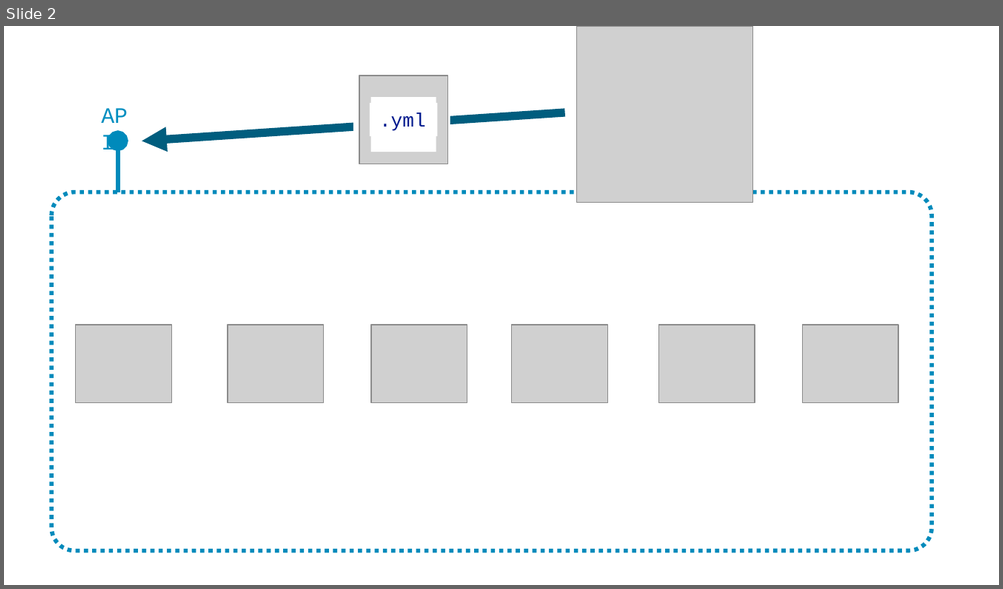
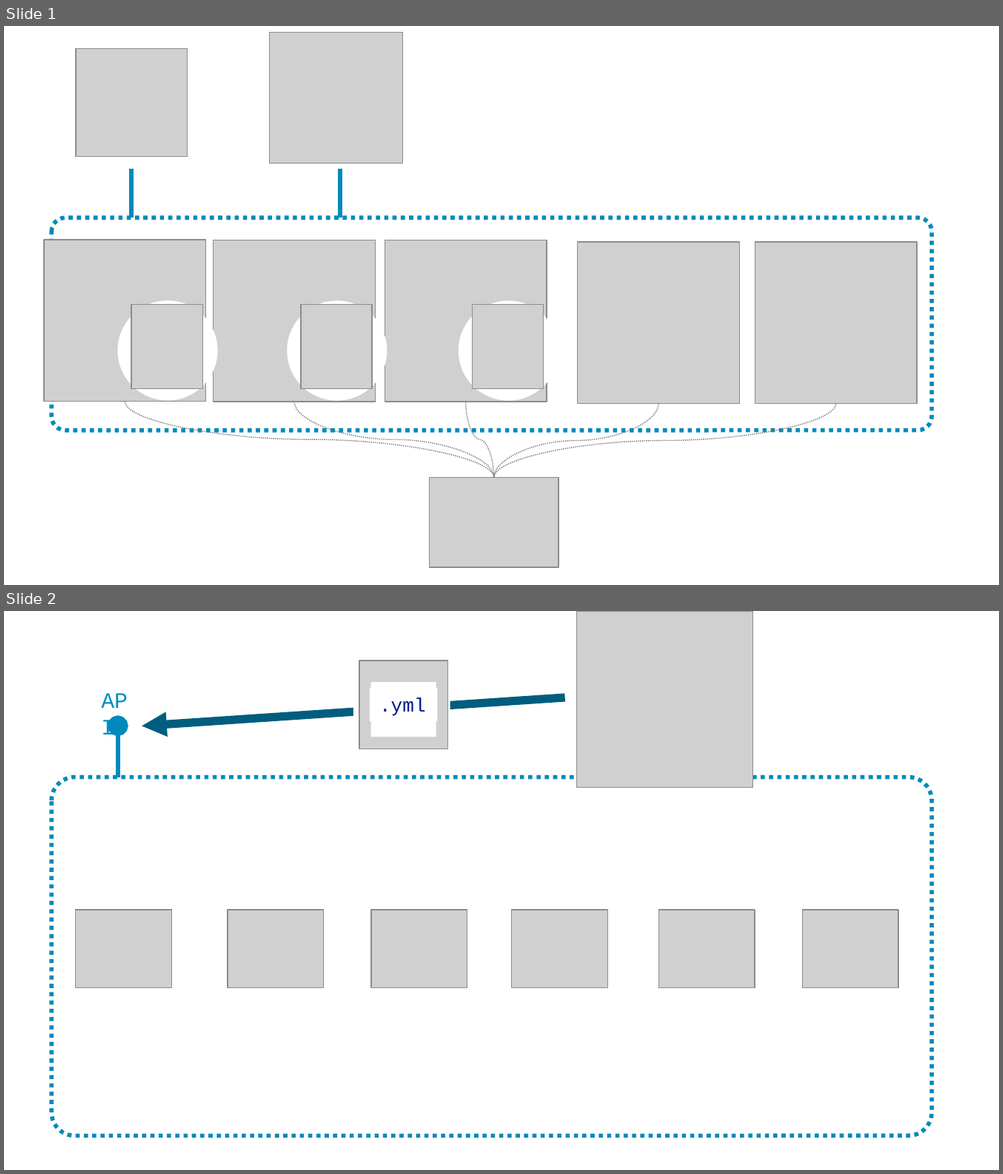
Before and after one commit to sixeyed/dak4.net, a slide deck: slides/03-orchestration.pptx. Shown one above the other, each under a label of ours: slide 2 before the commit, slides 1 and 2 after it. The pictures are 1003x589 and 1003x1174 pixels, drawn with LibreOffice and Linux fonts; fonts in the diff are those of the drawing; grey boxes stand for pictures. Boxes give left, top, right and bottom in pixels: in the first picture for what was removed or moved away, otherwise in the second. Text is boxed around its words. In the diff, an @@ line names an element or a change of style, - is before the commit and + after.

```diff
--- a/slides/03-orchestration.pptx
+++ b/slides/03-orchestration.pptx
@@ slide 1 added at [4,26,999,585], background #FFFFFF @@
@@ picture added at [270,32,403,163] @@
@@ picture added at [76,49,187,157] @@
@@ line added from (131, 170) to (131, 218), #008BBC 3 pt @@
@@ line added from (340, 170) to (340, 218), #008BBC 3 pt @@
@@ rounded rectangle added at [52,218,932,431], outline #008BBC 3 pt dashed @@
@@ picture added at [44,240,206,402] @@
@@ picture added at [213,240,375,402] @@
@@ picture added at [385,240,547,402] @@
@@ picture added at [577,242,739,404] @@
@@ picture added at [755,242,917,404] @@
@@ ellipse added at [117,301,218,401], fill #FFFFFF @@
@@ picture added at [131,304,203,389] @@
@@ ellipse added at [287,301,387,401], fill #FFFFFF @@
@@ picture added at [301,304,372,389] @@
@@ ellipse added at [458,301,559,401], fill #FFFFFF @@
@@ picture added at [472,304,544,389] @@
@@ curved line added from (125, 402) to (493, 477), #797979 0.75 pt dashed @@
@@ curved line added from (294, 402) to (493, 477), #797979 0.75 pt dashed @@
@@ curved line added from (466, 402) to (493, 477), #797979 0.75 pt dashed @@
@@ curved line added from (658, 404) to (493, 477), #797979 0.75 pt dashed @@
@@ curved line added from (836, 404) to (493, 477), #797979 0.75 pt dashed @@
@@ picture added at [430,477,559,567] @@
```
Also in this commit, not shown: 1 slide changed, 1 slide removed, 2 other files.
